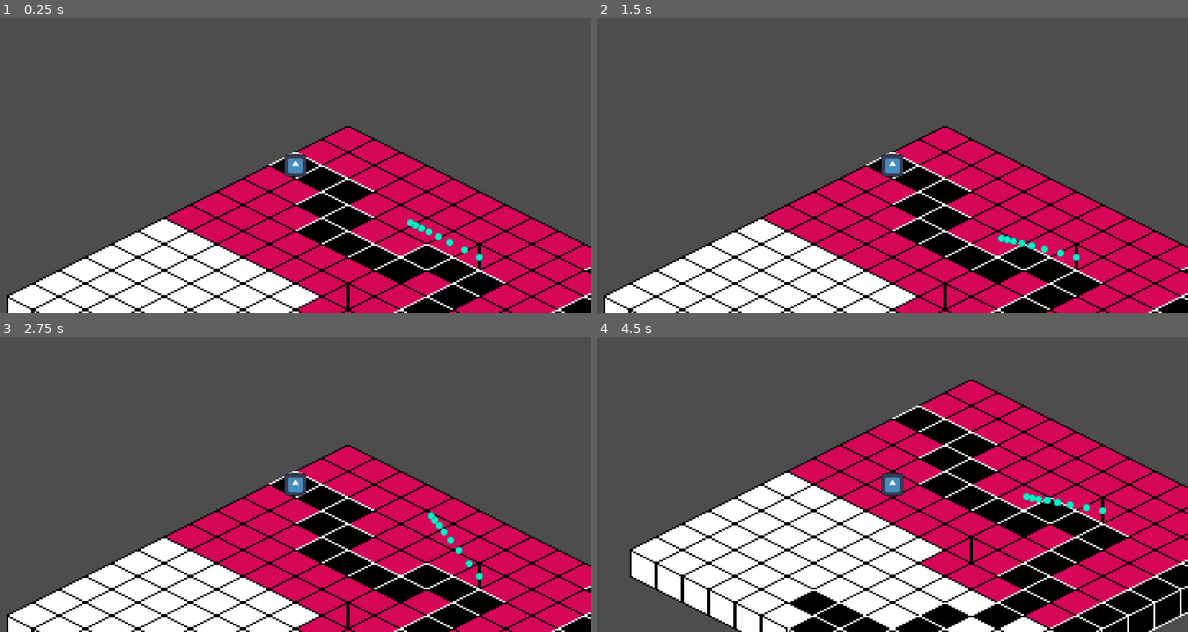
Above: before the commit, frames 1-4 (two rows, left to right).
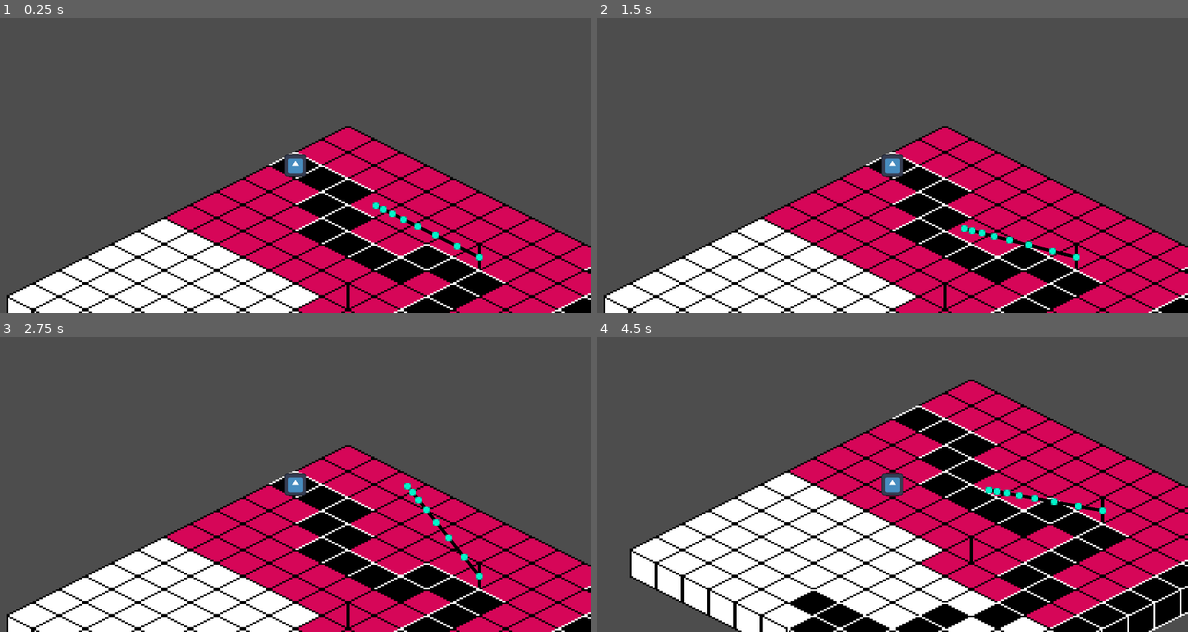
Above: after the commit, the same moments.

Repository: chark-dev/EcoSystem
Game: Godot game, scene res://Stages/test/main.tscn
Two runs of this game, one before a commit and one after it. Both use one fixed random seed, a clock stepped at 60 frames per second and the inputs below. The engine's default icon, where the game draws it, is replaced by a stand-in: a white triangle on a blue panel in a dark square.
Inputs (mouse positions are in pixels of both pictures, inside the frame that each line leads up to):
- Up to frame 1 (0.25 s): no input
- Up to frame 2 (1.5 s): tap Enter at 0.5 s; move the mouse to (1022, 150) at 0.52 s; hold Right (ui_right) 0.53-1.28 s; click (1022, 150) at 0.67 s; move the mouse to (774, 180) at 1.27 s; hold Down (ui_down) from 1.28 s (still down); click (774, 180) at 1.42 s
- Up to frame 3 (2.75 s): tap Space at 2 s; move the mouse to (354, 419) at 2.02 s; release Down (ui_down) at 2.03 s; hold Right (ui_right) from 2.03 s (still down); click (354, 419) at 2.17 s
- Up to frame 4 (4.5 s): tap Enter at 2.75 s; move the mouse to (862, 543) at 2.77 s; release Right (ui_right) at 2.78 s; hold Up (ui_up) 2.78-3.53 s; click (862, 543) at 2.92 s; move the mouse to (1069, 528) at 3.52 s; hold Left (ui_left) from 3.53 s (still down); click (1069, 528) at 3.67 s; tap Space at 4.25 s; move the mouse to (715, 440) at 4.27 s; click (715, 440) at 4.42 s

The runs differ from the first frame. In frame 1, 0.4% of the frame differs, in the area x 63-81%, y 62-82%; in frame 2, 0.4%, in the area x 61-81%, y 70-82%; in frame 3, 0.4%; in frame 4, 0.4%.
Error after the commit: Invalid call. Nonexistent function 'process_physics' in base 'Nil'. (res://Common/FSM/StateMachine/StateMachine.gd:26)

Commit message:
complete state machine

Diff:
--- a/ecosystem/Common/FSM/State/State.gd
+++ b/ecosystem/Common/FSM/State/State.gd
@@ -1,2 +1,16 @@
 extends Node
 class_name State
+
+var parent : CharacterBody2D
+
+func enter():
+	pass
+
+func exit():
+	pass
+
+func process_physics(delta: float) -> State:
+	return null
+
+func process_input(event: InputEvent) -> State:
+	return null
--- a/ecosystem/Common/FSM/StateMachine/StateMachine.gd
+++ b/ecosystem/Common/FSM/StateMachine/StateMachine.gd
@@ -1,2 +1,33 @@
 extends Node
 class_name StateMachine
+
+@export var start_state: State
+var current_state : State
+
+
+
+func init(parent: CharacterBody2D):
+	for child in get_children():
+		child.parent = parent
+#		Any other data to be passed to states goes here.
+
+	change_state(start_state)
+
+
+#Change to a new state, call exit state on current state then enter on new state
+func change_state(new_state : State):
+	if current_state:
+		current_state.exit()
+
+		current_state = new_state
+		current_state.enter()
+
+func process_physics(delta: float) -> void:
+	var new_state = current_state.process_physics(delta)
+	if new_state:
+		change_state(new_state)
+
+func process_input(event: InputEvent) -> void:
+	var new_state = current_state.process_input(event)
+	if new_state:
+		change_state(new_state)
--- /dev/null
+++ b/ecosystem/Common/Generation/Cell/Cell.gd
@@ -0,0 +1,13 @@
+extends Node
+class_name Cell
+
+var altitude : float
+var fruitScent : float
+var seaweedScent : float
+var food : String
+
+func _init(a):
+	altitude = a
+	fruitScent = 0
+	seaweedScent = 0
+	food = ""
--- /dev/null
+++ b/ecosystem/Common/Generation/MapGenerator/MapGenerator.gd
@@ -0,0 +1,22 @@
+extends Node2D
+class_name MapGenerator
+
+@export var tilemap : TileMapLayer
+var cellScale = 4
+#Isometric Coordinates
+var cellSizeX : int = 32
+var cellSizeY : int = 16
+
+var mapWidth : int
+var mapHeight : int
+var gridWidth : int
+var gridHeight : int
+
+var map : Array
+
+func _ready():
+	mapWidth = 10 * 360
+	mapHeight = 10 * 180
+
+	gridWidth = mapWidth / cellScale
+	gridHeight = mapHeight / cellScale
--- a/ecosystem/Common/inverse_kinematics/Body/Body.gd
+++ b/ecosystem/Common/Physics/Body/Body.gd
@@ -7,6 +7,9 @@
 var root_pos : Vector2
 @export var target_pos : Vector2
 @export var speed : int = 1
+
+@onready var left_limb = $Limb
+@onready var right_limb = $Limb2
 
 func _init():
 	segments = []
@@ -39,6 +42,7 @@
 	head.position.x += speed * cos(head.angle)
 	head.position.y += speed * sin(head.angle)
 
+
 	var i = 1
 	while i < length:
 		var seg_c : Segment = segments[i]
@@ -50,3 +54,16 @@
 
 func _physics_process(delta: float) -> void:
 	update_segments()
+	left_limb.root_pos = segments[2].global_position  # Or an offset point like head.position
+	right_limb.root_pos = segments[3].global_position
+	#queue_redraw()
+
+
+
+#func _draw() -> void:
+	#draw_foot(left_foot.position)
+	#draw_foot(right_foot.position)
+
+
+func draw_foot(foot: Vector2):
+	draw_circle(foot, 3, Color.BROWN)
--- a/ecosystem/Common/inverse_kinematics/Body/body.tscn
+++ b/ecosystem/Common/Physics/Body/body.tscn
@@ -1,6 +1,6 @@
 [gd_scene load_steps=2 format=3 uid="uid://btbdaremkxvhc"]
 
-[ext_resource type="Script" uid="uid://0ualjm1qovg0" path="res://Common/inverse_kinematics/Body/Body.gd" id="1_fl7th"]
+[ext_resource type="Script" uid="uid://0ualjm1qovg0" path="res://Common/Physics/Body/Body.gd" id="1_fl7th"]
 
 [node name="Body" type="Node2D"]
 script = ExtResource("1_fl7th")
--- /dev/null
+++ b/ecosystem/Common/Physics/CCDLimb/CCDLimb.gd
@@ -0,0 +1,51 @@
+extends Node2D
+class_name CCDLimb
+
+@export var root_pos: Vector2
+@export var num_joints: int = 4
+@export var segment_length: float = 50.0
+
+var joints: Array[Joint] = []
+var target_pos: Vector2
+
+func _ready():
+	target_pos = root_pos + Vector2(150, 0)
+
+	# Create joints
+	for i in range(num_joints):
+		var joint_pos = root_pos + Vector2(segment_length * i, 0)
+		var j = Joint.new(joint_pos, segment_length, 0.0)
+		add_child(j)
+		joints.append(j)
+
+func _physics_process(_delta: float) -> void:
+	target_pos = to_local(get_global_mouse_position())
+	update_ccd()
+	update_positions()
+	queue_redraw()
+
+func update_ccd():
+	var end_effector = joints.back()
+	var tolerance = 1.0
+
+	for _step in range(10):  # Iterative solver
+		if (end_effector.position.distance_to(target_pos) < tolerance):
+			break
+
+		for i in range(joints.size() - 1, -1, -1):
+			var joint = joints[i]
+			end_effector = joints.back()
+			joint.update_angle(end_effector.position, target_pos)
+			update_positions()  # Forward kinematics pass after each rotation
+
+func update_positions():
+	joints[0].position = root_pos
+	for i in range(1, joints.size()):
+		var prev = joints[i - 1]
+		var curr = joints[i]
+		curr.position = prev.position + Vector2(cos(prev.angle), sin(prev.angle)) * prev.length
+
+func _draw():
+	for i in range(joints.size() - 1):
+		draw_line(joints[i].position, joints[i + 1].position, Color.BLACK, 3.0)
+	draw_circle(target_pos, 5, Color.RED)
--- /dev/null
+++ b/ecosystem/Common/Physics/CCDLimb/CCDLimb.tscn
@@ -0,0 +1,7 @@
+[gd_scene load_steps=2 format=3 uid="uid://dddj0amatlhw0"]
+
+[ext_resource type="Script" uid="uid://cx0wc1elbc2tl" path="res://Common/Physics/CCDLimb/CCDLimb.gd" id="1_5p0gf"]
+
+[node name="BoundLimb" type="Node2D"]
+position = Vector2(171, 104)
+script = ExtResource("1_5p0gf")
--- /dev/null
+++ b/ecosystem/Common/Physics/Joint/Joint.gd
@@ -0,0 +1,40 @@
+extends Marker2D
+class_name Joint
+
+var length : float
+var angle : float
+var width : float
+
+func _init(_position : Vector2, _length : float, _angle : float) -> void:
+	position = _position
+	length = _length
+	angle = _angle
+
+
+
+
+	var visual = Sprite2D.new()
+	visual.texture = preload("res://joint.png")
+	visual.centered = true  # Or any visual representation
+	add_child(visual)
+  # So it stays centered on the joint
+
+
+func update_angle(end_effector_pos: Vector2, target_pos: Vector2) -> void:
+	var to_effector = end_effector_pos - position
+	var to_target = target_pos - position
+
+	var current_angle = to_effector.angle()
+	var desired_angle = to_target.angle()
+
+	var delta = desired_angle - current_angle
+
+	# Optional: clamp the rotation to stabilize
+	var max_delta = deg_to_rad(20)
+	delta = clamp(delta, -max_delta, max_delta)
+
+	angle += delta
+
+
+func _process(_delta):
+	rotation = angle
--- a/ecosystem/Common/inverse_kinematics/Limb/Limb.gd
+++ b/ecosystem/Common/Physics/Limb/Limb.gd
@@ -16,17 +16,17 @@
 
 	print("^ Root Pos for limb.")
 
-	var ls : float = 10
+	var ls : float = 15
 	var sum : float = 10
 
 	print("Printing positions for joints.")
 
-	var shoulder = Joint.new(Vector2(root_pos.x, root_pos.y), ls)
+	var shoulder = Joint.new(Vector2(root_pos.x, root_pos.y), ls, 0)
 	add_child(shoulder)
 	joints.append(shoulder)
 
 	for i in range(numEffectors - 1):
-		var newEffector = Joint.new(Vector2(root_pos.x, root_pos.y - sum), ls)
+		var newEffector = Joint.new(Vector2(root_pos.x, root_pos.y - sum), ls, 0)
 		add_child(newEffector)
 		print(newEffector.position)
 		joints.append(newEffector)
@@ -39,6 +39,7 @@
 	target_pos = to_local(get_global_mouse_position())
 	fabrikF()
 	fabrikB()
+	queue_redraw()
 
 
 func fabrikF():
@@ -73,3 +74,13 @@
 
 		# Apply angle constraint
 		previous = current
+
+
+func _draw() -> void:
+	if joints.size() < 2:
+		return
+
+	for i in range(joints.size() - 1):
+		var from_point = joints[i].position
+		var to_point = joints[i + 1].position
+		draw_line(from_point, to_point, Color.BLACK, 2.0)
--- /dev/null
+++ b/ecosystem/Common/Physics/Limb/Limb.tscn
@@ -0,0 +1,7 @@
+[gd_scene load_steps=2 format=3 uid="uid://cdetxtt3p1uhv"]
+
+[ext_resource type="Script" uid="uid://dfxqcn8aoudpk" path="res://Common/Physics/Limb/Limb.gd" id="1_rvi1u"]
+
+[node name="Limb" type="Node2D"]
+position = Vector2(176, 86)
+script = ExtResource("1_rvi1u")
--- a/ecosystem/Common/inverse_kinematics/Joint/Joint.gd
+++ /dev/null
@@ -1,15 +0,0 @@
-extends Marker2D
-class_name Joint
-
-var length : float
-var min_angle : float = deg_to_rad(-45)
-var max_angle : float = deg_to_rad(45)
-
-func _init(_position : Vector2, _length : float) -> void:
-	global_position = _position
-	length = _length
-
-	var visual = Sprite2D.new()
-	visual.texture = preload("res://joint.png")  # Or any visual representation
-	add_child(visual)
-	visual.centered = true  # So it stays centered on the joint
--- a/ecosystem/Common/inverse_kinematics/Limb/Limb.tscn
+++ /dev/null
@@ -1,6 +0,0 @@
-[gd_scene load_steps=2 format=3 uid="uid://cdetxtt3p1uhv"]
-
-[ext_resource type="Script" uid="uid://dfxqcn8aoudpk" path="res://Common/inverse_kinematics/Limb/Limb.gd" id="1_rvi1u"]
-
-[node name="Limb" type="Node2D"]
-script = ExtResource("1_rvi1u")
--- a/ecosystem/Common/player/player.gd
+++ b/ecosystem/Common/player/player.gd
@@ -1,4 +1,4 @@
-extends Node2D
+extends CharacterBody2D
 class_name Player
 
 @export var move_speed: float = 100.0
@@ -8,6 +8,8 @@
 var path: PackedVector2Array
 var is_moving: bool = false
 
+@onready var state_machine : StateMachine = $StateMachine
+
 @onready var layer0: TileMapLayer = $"../Layer0"
 @onready var layer1: TileMapLayer = $"../Layer1"
 
@@ -16,6 +18,8 @@
 	# Snap initial position to tile center
 	var current_tile = layer0.local_to_map(global_position)
 	global_position = layer0.map_to_local(current_tile)
+
+	state_machine.init(self)
 	print("Player initial position (snapped to center): ", global_position)
 
 func _unhandled_input(event: InputEvent) -> void:
@@ -51,6 +55,9 @@
 
 
 func _physics_process(delta: float) -> void:
+	state_machine.process_physics(delta)
+
+
 	if not is_moving or path.is_empty():
 		return
 
--- a/ecosystem/Common/player/player.tscn
+++ b/ecosystem/Common/player/player.tscn
@@ -1,8 +1,9 @@
-[gd_scene load_steps=5 format=3 uid="uid://e2timugao8yh"]
+[gd_scene load_steps=6 format=3 uid="uid://e2timugao8yh"]
 
 [ext_resource type="Script" uid="uid://cqrawp1whp758" path="res://Common/player/player.gd" id="1_4vru1"]
 [ext_resource type="Texture2D" uid="uid://b3umgk8q4cdkh" path="res://icon.svg" id="2_dlcy6"]
 [ext_resource type="Script" uid="uid://dyncevs5v40co" path="res://Common/isometric_character_controller/isometric_character_controller.gd" id="3_w538m"]
+[ext_resource type="Script" uid="uid://t1u03opvyfvy" path="res://Common/FSM/StateMachine/StateMachine.gd" id="4_6l2p1"]
 
 [sub_resource type="CircleShape2D" id="CircleShape2D_w538m"]
 
@@ -22,3 +23,7 @@
 metadata/_custom_type_script = "uid://dyncevs5v40co"
 
 [node name="Camera2D" type="Camera2D" parent="."]
+
+[node name="StateMachine" type="Node" parent="."]
+script = ExtResource("4_6l2p1")
+metadata/_custom_type_script = "uid://t1u03opvyfvy"
--- a/ecosystem/Stages/2d_test_plane/2d_test_plane.tscn.tscn
+++ b/ecosystem/Stages/2d_test_plane/2d_test_plane.tscn.tscn
@@ -2,7 +2,7 @@
 
 [ext_resource type="Texture2D" uid="uid://b4eif20htts7e" path="res://Assets/brackeys_platformer_assets/sprites/platforms.png" id="1_8nrq8"]
 [ext_resource type="Script" uid="uid://cul47xug3b27u" path="res://Stages/2d_test_plane/2d_test_plane.tscn.gd" id="1_kc5pg"]
-[ext_resource type="PackedScene" uid="uid://cdetxtt3p1uhv" path="res://Common/inverse_kinematics/Limb/Limb.tscn" id="3_0fkns"]
+[ext_resource type="PackedScene" uid="uid://btbdaremkxvhc" path="res://Common/Physics/Body/body.tscn" id="3_0fkns"]
 
 [sub_resource type="TileSetAtlasSource" id="TileSetAtlasSource_kc5pg"]
 texture = ExtResource("1_8nrq8")
@@ -42,5 +42,4 @@
 tile_map_data = PackedByteArray("AAAAAAgAAAAAAAAAAAABAAgAAAAAAAAAAAACAAgAAAAAAAAAAAADAAgAAAAAAAAAAAAEAAgAAAAAAAAAAAAFAA …(576 unchanged characters)…
 tile_set = SubResource("TileSet_0fkns")
 
-[node name="Limb" parent="." instance=ExtResource("3_0fkns")]
-position = Vector2(160, 128)
+[node name="Body" parent="." instance=ExtResource("3_0fkns")]
--- /dev/null
+++ b/ecosystem/Stages/procedural_test/procedural_test.tscn
@@ -0,0 +1,11 @@
+[gd_scene load_steps=3 format=3 uid="uid://xec41wru57i0"]
+
+[ext_resource type="Script" uid="uid://4uboksgefeae" path="res://Common/Generation/MapGenerator/MapGenerator.gd" id="1_c2ij3"]
+[ext_resource type="TileSet" uid="uid://dexlrlyjvv6ha" path="res://Stages/tilesets/example_tileset.tres" id="1_vnikk"]
+
+[node name="ProceduralTest" type="Node2D" node_paths=PackedStringArray("tilemap")]
+script = ExtResource("1_c2ij3")
+tilemap = NodePath("TileMapLayer")
+
+[node name="TileMapLayer" type="TileMapLayer" parent="."]
+tile_set = ExtResource("1_vnikk")
--- a/ecosystem/Stages/test/main.tscn
+++ b/ecosystem/Stages/test/main.tscn
@@ -3,7 +3,7 @@
 [ext_resource type="Script" uid="uid://bdd5uvn00ddkn" path="res://Stages/test/test.gd" id="1_oveao"]
 [ext_resource type="PackedScene" uid="uid://e2timugao8yh" path="res://Common/player/player.tscn" id="2_kgv6h"]
 [ext_resource type="TileSet" uid="uid://dexlrlyjvv6ha" path="res://Stages/tilesets/example_tileset.tres" id="3_ech3y"]
-[ext_resource type="PackedScene" uid="uid://cdetxtt3p1uhv" path="res://Common/inverse_kinematics/Limb/Limb.tscn" id="4_kgv6h"]
+[ext_resource type="PackedScene" uid="uid://cdetxtt3p1uhv" path="res://Common/Physics/Limb/Limb.tscn" id="4_kgv6h"]
 
 [node name="Main" type="Node2D"]
 script = ExtResource("1_oveao")
Not shown, added: ecosystem/Common/Generation/Cell/Cell.gd.uid
Not shown, added: ecosystem/Common/Generation/MapGenerator/MapGenerator.gd.uid
Renamed: ecosystem/Common/inverse_kinematics/Body/Body.gd.uid -> ecosystem/Common/Physics/Body/Body.gd.uid
Not shown, added: ecosystem/Common/Physics/CCDLimb/CCDLimb.gd.uid
Renamed: ecosystem/Common/inverse_kinematics/Joint/Joint.gd.uid -> ecosystem/Common/Physics/Joint/Joint.gd.uid
Renamed: ecosystem/Common/inverse_kinematics/Limb/Limb.gd.uid -> ecosystem/Common/Physics/Limb/Limb.gd.uid
Renamed: ecosystem/Common/inverse_kinematics/Segment/Segment.gd.gd -> ecosystem/Common/Physics/Segment/Segment.gd
Renamed: ecosystem/Common/inverse_kinematics/Segment/Segment.gd.gd.uid -> ecosystem/Common/Physics/Segment/Segment.gd.uid
